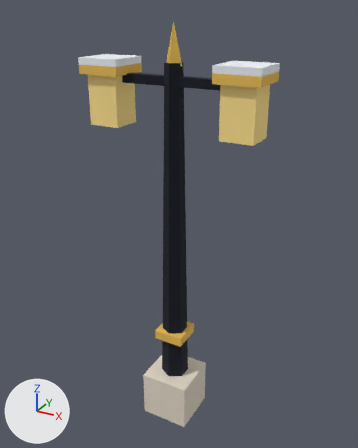
One commit to the glTF model public/assets/prop/prop_lamppost.glb: the scene before it, then after it.
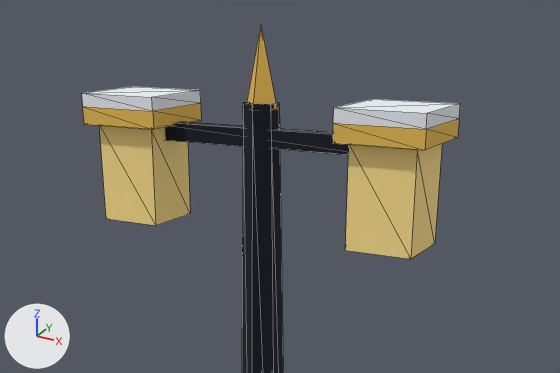
Old and new are each drawn whole from a 50 mm camera at (2.13, -3.79, 4.13) aimed at (0.0, 0.09, 2.19) and again close up on the part from 10% to 93% of the width and 2% to 46% of the height. Lighting does not change. The marker at lower left points along +X, +Y and +Z. The first two pictures are the older version. The close-ups show mesh edges as thin lines. Where no turn or scale is listed for an object, it has been applied to the vertices. Vertices at exactly the same position are counted once.

In view in the first close-up: 'prop_lamppost'.
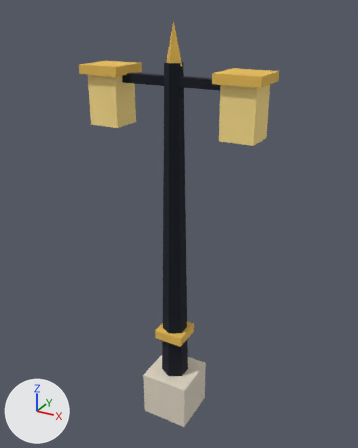
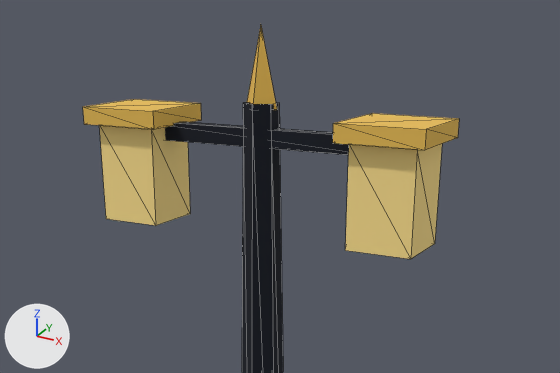
Edits to the bpy script that builds the scene:
```text
Change me_prop_lamppost:
    used by ob_prop_lamppost; location = (0.0, 0.0, 2.013)
    remove me_prop_lamppost.from_pydata(...)  # 81 vertices, 134 faces; spans x -0.85..0.85, y -0.25..0.25, z -2.01..2.01
    add me_prop_lamppost.from_pydata(...)  # 73 vertices, 110 faces; spans x -0.85..0.85, y -0.25..0.25, z -2.01..2.01
    me_prop_lamppost part 1
    4 vertices are removed from x -0.85..-0.45, y -0.2..0.2, z 1.71
    12 faces are deleted
    me_prop_lamppost part 2
    4 vertices are removed from x 0.45..0.85, y -0.2..0.2, z 1.71
    12 faces are deleted
```

What differs and where, as boxes (x1, y1, x2, y2) in the close-ups (560 x 373 px):
'prop_lamppost', reshaped: before (82, 27, 460, 373); after (83, 27, 459, 373)
part 1 of me_prop_lamppost, deleted: before (82, 87, 201, 111)
part 2 of me_prop_lamppost, deleted: before (333, 99, 460, 129)
